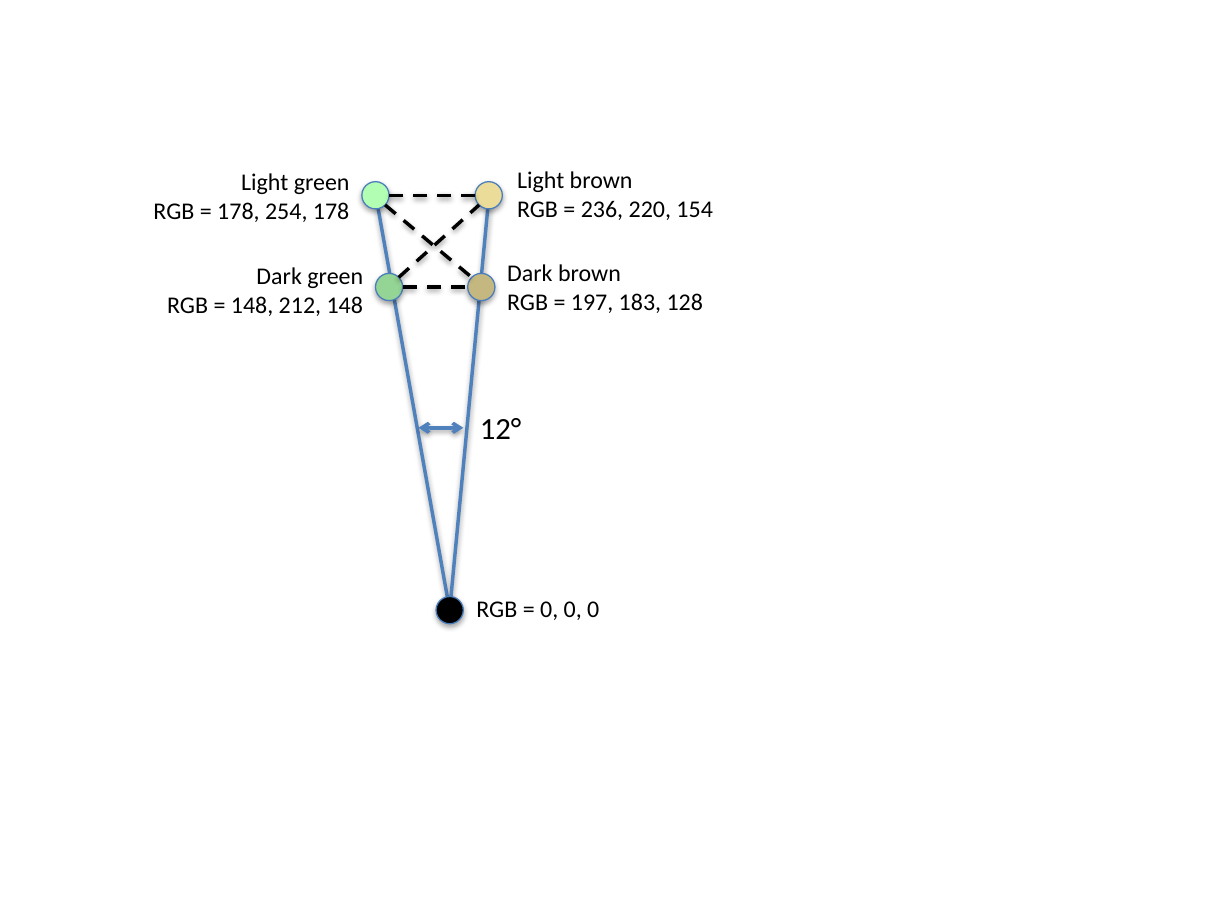
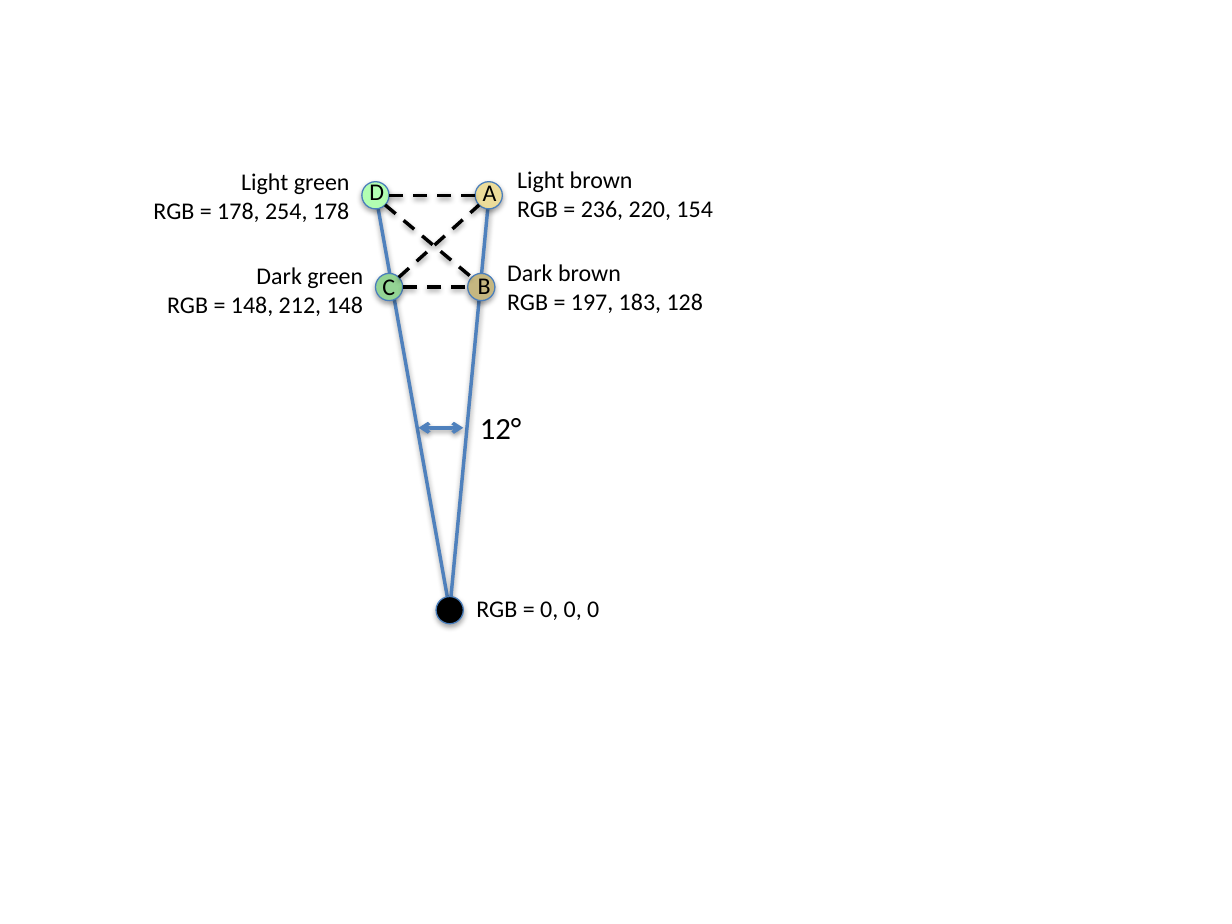
Before and after one commit to baekdahl/hyggekaffe, a slide deck: slide 1 of rapport/images/angleVersusEuclidean.pptx. Drawn at 1232x924 pixels with LibreOffice and Linux fonts; fonts in the diff are those of the drawing. Boxes give left, top, right and bottom in pixels: in the first picture for what was removed or moved away, otherwise in the second. Text is boxed around its words. In the diff, an @@ line names an element or a change of style, - is before the commit and + after.

```diff
--- a/rapport/images/angleVersusEuclidean.pptx
+++ b/rapport/images/angleVersusEuclidean.pptx
@@ text added at (369, 180, 384, 207), 14 pt, text #000000 @@
+D
@@ text added at (483, 181, 497, 208), 14 pt, text #000000 @@
+A
@@ text added at (382, 274, 395, 301), 14 pt, text #000000 @@
+C
@@ text added at (478, 273, 491, 300), 14 pt, text #000000 @@
+B
```
Also in this commit, not shown: 7 other files.
